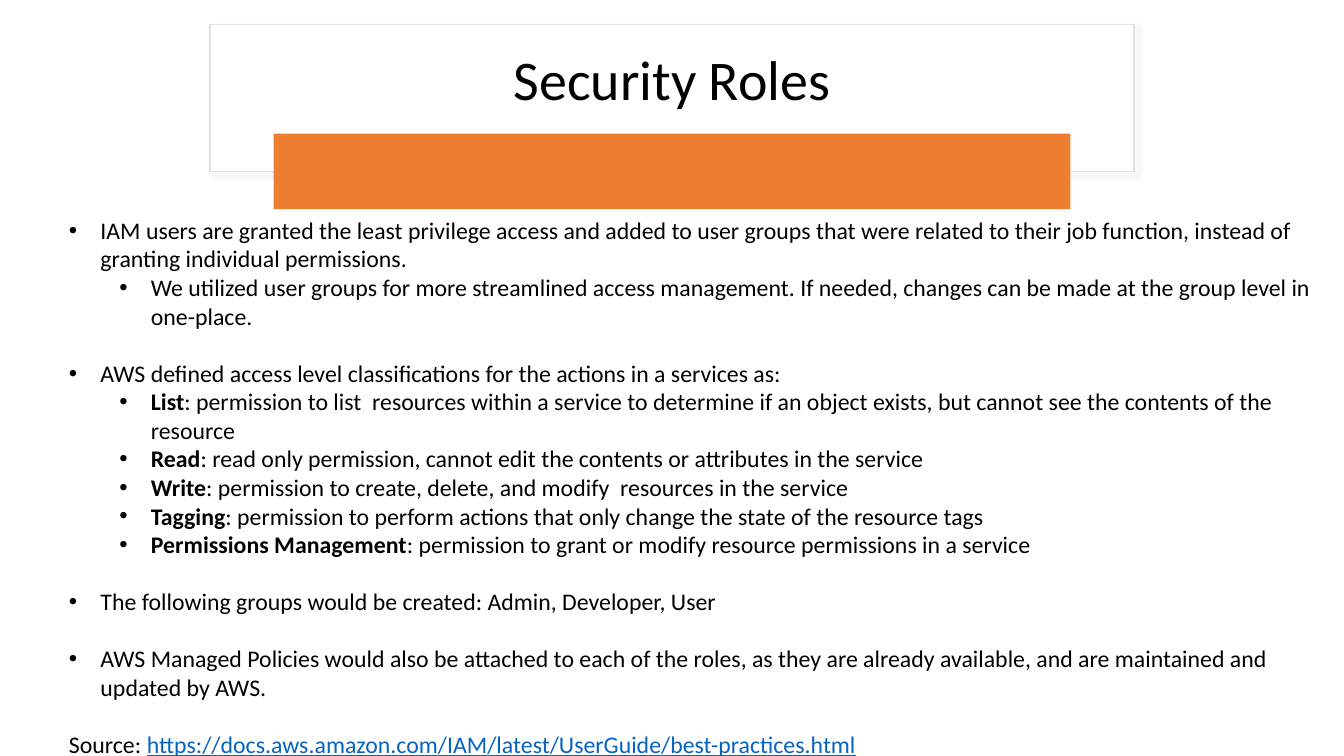
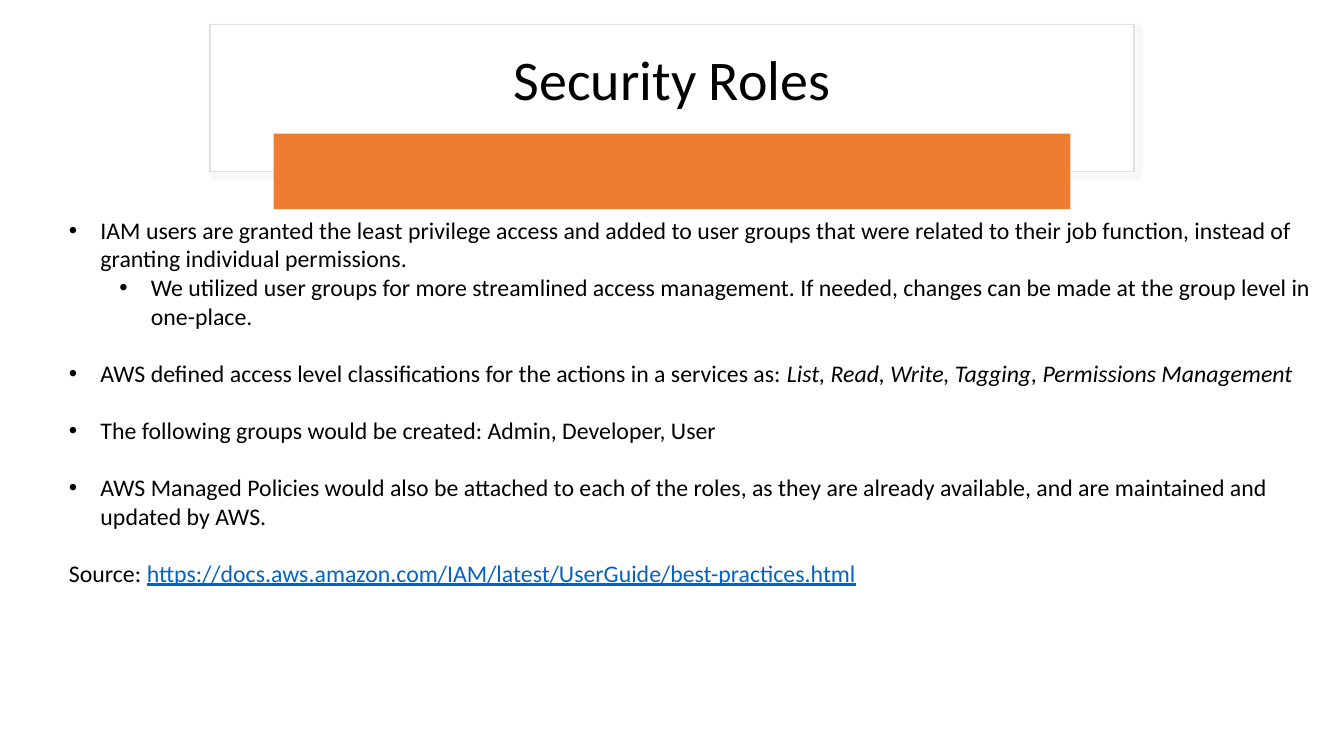
Before and after one commit to rlennon/ConnachtUni, a slide deck: slide 10 of documentation/Demonstrations/Connacht_University_TeamDC.pptx. Drawn at 1344x756 pixels with LibreOffice and Linux fonts; fonts in the diff are those of the drawing. Boxes give left, top, right and bottom in pixels: in the first picture for what was removed or moved away, otherwise in the second. Text is boxed around its words. In the diff, an @@ line names an element or a change of style, - is before the commit and + after.

```diff
--- a/documentation/Demonstrations/Connacht_University_TeamDC.pptx
+++ b/documentation/Demonstrations/Connacht_University_TeamDC.pptx
@@ text at (x1=100, y1=365, x2=1292, y2=386): text changed @@
-• AWS defined access level classifications for the actions in a services as:
-  • List: permission to list resources within a service to determine if an object exists, but cannot see the contents of the resource
-  • Read: read only permission, cannot edit the contents or attributes in the service
-  • Write: permission to create, delete, and modify resources in the service
-  • Tagging: permission to perform actions that only change the state of the resource tags
-  • Permissions Management: permission to grant or modify resource permissions in a service
+• AWS defined access level classifications for the actions in a services as: List, Read, Write, Tagging, Permissions Management
```
Also in this commit, not shown: 7 other slides changed, 2 slides added.
